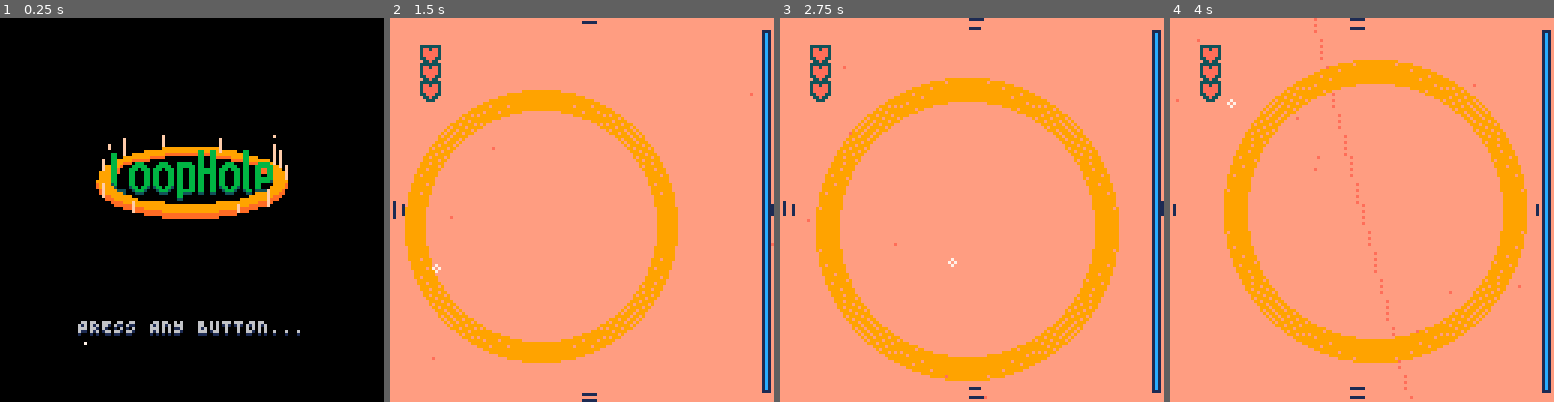
Above: before the commit, frames 1-4 (left to right).
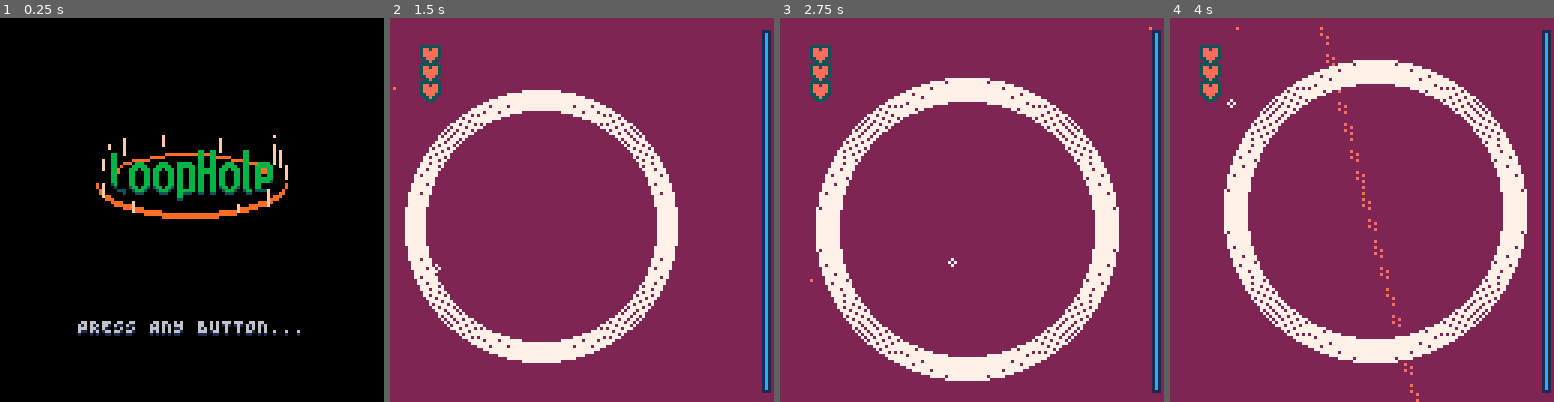
Above: after the commit, the same moments.

Repository: Alfie-Edwards/LoopHole
Game: PICO-8 cartridge loop.p8
The game is run twice, just before and just after one commit, with the same random seed, the same clock (stepped at 60 frames per second) and the same inputs.
Inputs (mouse positions are in pixels of both pictures, inside the frame that each line leads up to):
- Up to frame 1 (0.25 s): no input
- Up to frame 2 (1.5 s): tap X (X key) at 0.33, 1.07 s; click (670, 121) at 0.67 s; tap O (Z key) at 0.7 s; click (436, 267) at 1.22 s
- Up to frame 3 (2.75 s): tap O (Z key) at 1.7, 2.1, 2.5 s; click (887, 114) at 1.77 s; tap X (X key) at 1.85 s; click (952, 259) at 2.32 s
- Up to frame 4 (4 s): click (1404, 106) at 2.87 s; tap O (Z key) at 2.9, 3.3, 3.7 s; tap X (X key) at 2.97 s; click (1465, 256) at 3.42 s; click (1231, 102) at 3.97 s

The runs differ from the first frame. In frame 1, 2.0% of the frame differs, in the area x 21-75%, y 33-86%; in frame 2, 97%, in the area x 0-100%, y 0-100%; in frame 3, 97%; in frame 4, 97%.

Commit message:
allow any background colour, and other tweaks

Diff:
--- a/dead.lua
+++ b/dead.lua
@@ -52,6 +52,9 @@
 	return screens.dead
 end
 
+function print_score()
+end
+
 function draw_dead_screen(t_started)
 	cls(0)
 
@@ -59,6 +62,8 @@
 	print_centred("ur dead!!!", 61)
 	color(8)
 	print_centred("ur dead!!!", 60)
+
+	print_score()
 
 	color(1)
 	print_centred("PRESS ANY BUTTON TO RESTART...", 101)
--- a/loop.p8
+++ b/loop.p8
@@ -11,7 +11,16 @@
 end
 
 function reset_pal()
+	local bg_col = nil
+	if current_screen == screens.gameplay then
+		bg_col = get_current_scene().background_colour
+		assert(bg_col ~= nil)
+	end
+
 	pal()
+
+	pal(9, bg_col, 1)
+
 	pal(0, 0, 0)
 	pal(2, -13, 1)
 	pal(3, -5, 1)
@@ -261,7 +270,7 @@
 	return list[flr(proportion(t_start, t_end, t) * #list) + 1]
 end
 
-function set_curio_fill_pattern(z, fog_col)
+function set_curio_fill_pattern(z)
 	reset_pal()
 	if z >= loop.z then
 		-- map the secondary palette so that everything will go to lilac (13).
@@ -281,7 +290,7 @@
 		-- we actually want this:
 		--
 		-- pal({[0]=0xd0, [1]=0xd1, [2]=0xd2, ...}, 2)
-		for i=0,15 do pal(i, i+(fog_col*16), 2) end
+		for i=0,15 do pal(i, i+(9*16), 2) end
 		fillp(lerp_from_list(z_start, z_start * 0.8, z, {
 				0b0111110101111101.010,
 				0b1010010110100101.010,
@@ -300,12 +309,12 @@
 	end
 end
 
-function draw_curio(c, fog_col)
+function draw_curio(c)
 	if c.z <= clip_plane then
 		return
 	end
 
-	set_curio_fill_pattern(c.z, fog_col)
+	set_curio_fill_pattern(c.z)
 	if c.type == "sprite" then
 		local sx, sy = world_to_screen(c.x, c.y, c.z)
 		local sr = cam.zoom * (c.r / c.z)
@@ -327,7 +336,7 @@
 		local sx1, sy1 = world_to_screen(c.x1, c.y1, c.z)
 		local sx2, sy2 = world_to_screen(c.x2, c.y2, c.z)
 
-		linefill(sx1, sy1, sx2, sy2, cam.zoom * (c.r / c.z), c.color, fog_col)
+		linefill(sx1, sy1, sx2, sy2, cam.zoom * (c.r / c.z), c.color, 9)
 	end
 	fillp()
 	reset_pal()
@@ -409,7 +418,7 @@
 	-- Curios ahead of the loop
 	for _, curio in ipairs(curios) do
 		if curio.z > loop.z then
-			draw_curio(curio, fog_col)
+			draw_curio(curio)
 		end
 	end
 
@@ -441,7 +450,7 @@
 	end
 
 	-- Loop
-	local loop_col = 9
+	local loop_col = 7
 	local beat_state = get_beat_state()
 	if beat_state == "good" then
 		loop_col = 11
@@ -455,7 +464,7 @@
 	-- Curios at/behind the loop
 	for _, curio in ipairs(curios) do
 		if curio.z <= loop.z then
-			draw_curio(curio, fog_col)
+			draw_curio(curio)
 		end
 	end
 
@@ -493,6 +502,7 @@
 end
 
 function world_to_screen(x, y, z)
+	z *= 0.5
 	return cam.zoom * ((x / z) - cam.x + (cam.x / z)), cam.zoom * ((y / z) - cam.y + (cam.y / z))
 end
 
--- a/timeline.lua
+++ b/timeline.lua
@@ -123,8 +123,11 @@
 			return {}
 		end,
 		draw_background=function(this, progress, next_bg_col)
-			cls(this.background_colour)
-
+			reset_pal()
+			palt(9, false)
+			cls(9)
+
+			reset_pal()
 			if (this.state.dust_spawner ~= nil) this.state.dust_spawner.draw(this.state.dust_spawner)
 		end,
 		end_scene=function(this)
@@ -396,7 +399,7 @@
 			},
 		}, _make_dust_spawner(1)),
 	_make_wipe_scene(0, 10), -- red wipe
-	_make_curio_spawner_scene(14,
+	_make_curio_spawner_scene(2,
 		{
 			{
 				progress = 0,
Not shown, changed: todo.md
